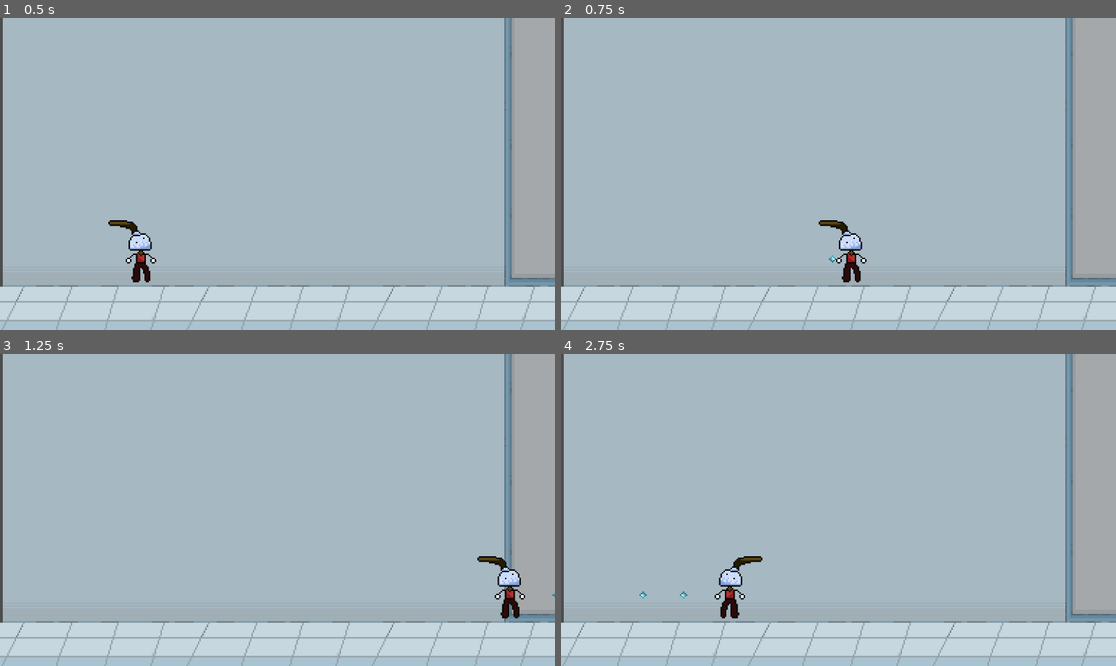
Above: before the commit, frames 1-4 (two rows, left to right).
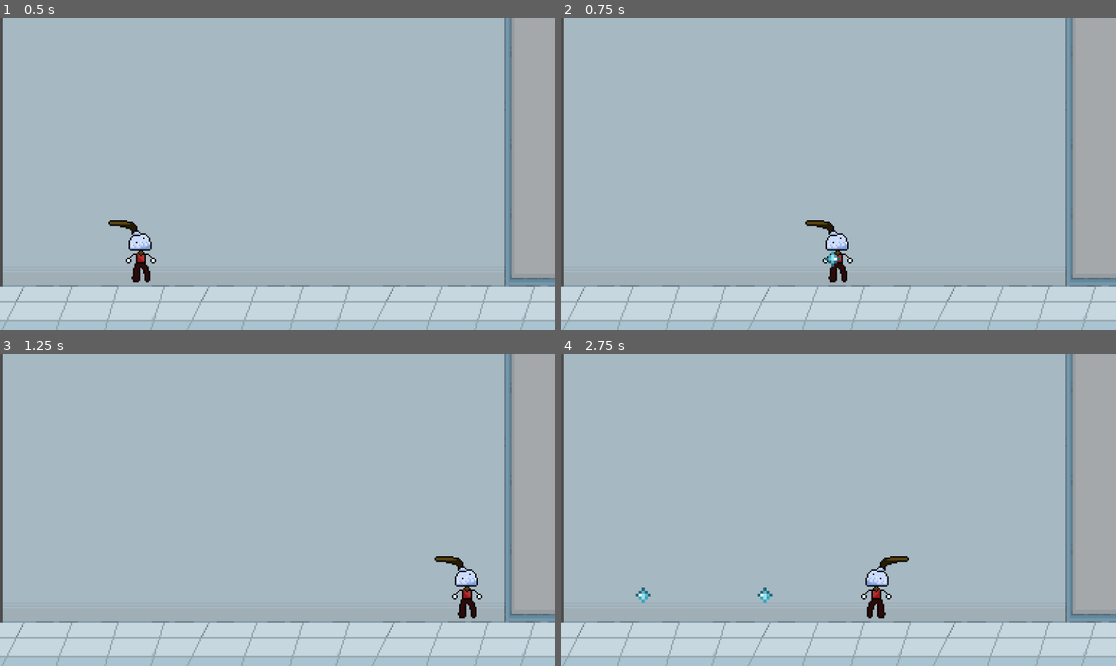
Above: after the commit, the same moments.

Repository: FraN-onLine/unapologetic-cuphead-clone
Game: Godot game, scene res://main.tscn
The game is run twice, just before and just after one commit, with the same random seed, the same clock (stepped at 60 frames per second) and the same inputs.
Inputs:
- Up to frame 1 (0.5 s): no input
- Up to frame 2 (0.75 s): hold Right (right) from 0.53 s (still down); hold X (shoot) from 0.53 s (still down); tap Z (dash) at 0.6 s
- Up to frame 3 (1.25 s): keep holding Right (right); keep holding X (shoot); tap Space (jump) at 0.77 s
- Up to frame 4 (2.75 s): release X (shoot) at 1.28 s; tap X (shoot) at 1.35 s; tap Space (jump) at 1.52 s; tap Z (dash) at 1.55, 2.1 s; release Right (right) at 2.03 s; hold Left (left) from 2.03 s (still down); hold X (shoot) from 2.03 s (still down)

Frame 1 is identical in both runs. In frame 2, 1.0% of the frame differs, in the area x 43-56%, y 64-85%; in frame 3, 1.2%; in frame 4, 1.4%, in the area x 13-63%, y 64-85%.

Commit message:
ready? here goes!

Diff:
--- a/mophead/Mophead/bluebullet.tscn
+++ b/mophead/Mophead/bluebullet.tscn
@@ -4,12 +4,14 @@
 [ext_resource type="Texture2D" uid="uid://n0ubyrkf8u1t" path="res://Assets/Mophead/Mophead Blue Bullets.png" id="2_tx0vs"]
 
 [sub_resource type="RectangleShape2D" id="RectangleShape2D_tx0vs"]
-size = Vector2(6, 6)
+size = Vector2(12, 11)
 
 [node name="Bluebullet" type="Area2D" unique_id=1787179229]
 script = ExtResource("1_tx0vs")
 
 [node name="Sprite2D" type="Sprite2D" parent="." unique_id=1911730985]
+position = Vector2(-2.3841858e-07, 2.3841858e-07)
+scale = Vector2(2.1, 2.1)
 texture = ExtResource("2_tx0vs")
 
 [node name="CollisionShape2D" type="CollisionShape2D" parent="." unique_id=1854925857]
--- a/mophead/Mophead/mophead.gd
+++ b/mophead/Mophead/mophead.gd
@@ -4,19 +4,21 @@
 # MOVEMENT
 # =========================
 
-const SPEED = 260.0
-const JUMP_FORCE = -520.0
+const SPEED = 220.0
+const JUMP_FORCE = -500.0
 const GRAVITY = 1400.0
 
 # =========================
 # DASH
 # =========================
 
-const DASH_SPEED = 700.0
+const DASH_SPEED = 650.0
 const DASH_TIME = 0.18
+const DASH_COOLDOWN = 0.6
 
 var is_dashing = false
 var dash_direction = Vector2.ZERO
+var dash_cooldown_timer = 0.0
 
 # =========================
 # WEAPONS
@@ -32,7 +34,6 @@
 
 var current_weapon = WeaponType.BLUE
 
-var can_shoot = true
 var shoot_timer = 0.0
 
 # =========================
@@ -53,6 +54,16 @@
 func _physics_process(delta):
 
 	# =========================
+	# TIMERS
+	# =========================
+
+	if shoot_timer > 0:
+		shoot_timer -= delta
+
+	if dash_cooldown_timer > 0:
+		dash_cooldown_timer -= delta
+
+	# =========================
 	# GRAVITY
 	# =========================
 
@@ -60,7 +71,7 @@
 		velocity.y += GRAVITY * delta
 
 	# =========================
-	# DASH
+	# DASHING
 	# =========================
 
 	if is_dashing:
@@ -75,12 +86,15 @@
 	var dir = Input.get_axis("left", "right")
 
 	if dir != 0:
+
 		velocity.x = dir * SPEED
 
 		facing = sign(dir)
+
 		sprite.scale.x = facing
 
 	else:
+
 		velocity.x = move_toward(velocity.x, 0, SPEED)
 
 	# =========================
@@ -94,13 +108,13 @@
 	# SHOOTING
 	# =========================
 
-	handle_shooting(delta)
+	handle_shooting()
 
 	# =========================
 	# DASH
 	# =========================
 
-	if Input.is_action_just_pressed("dash"):
+	if Input.is_action_just_pressed("dash") and dash_cooldown_timer <= 0:
 		start_dash()
 
 	# =========================
@@ -113,10 +127,7 @@
 	move_and_slide()
 
 
-func handle_shooting(delta):
-
-	if shoot_timer > 0:
-		shoot_timer -= delta
+func handle_shooting():
 
 	if Input.is_action_pressed("shoot") and shoot_timer <= 0:
 		fire_weapon()
@@ -143,11 +154,11 @@
 
 	var aim = get_aim_direction()
 
-	bullet.direction = aim
-
-	# fire rate from bullet
+	bullet.direction = aim.normalized()
+
 	shoot_timer = bullet.fire_rate
 
+	# face toward horizontal aim
 	if aim.x != 0:
 		facing = sign(aim.x)
 		sprite.scale.x = facing
@@ -157,7 +168,6 @@
 
 	var aim = get_aim_direction()
 
-	# spread angles
 	var spread_angles = [-10, 0, 10]
 
 	for angle_deg in spread_angles:
@@ -172,8 +182,12 @@
 
 		bullet.direction = dir.normalized()
 
-	shoot_timer = pink_bullet_scene.instantiate().fire_rate
-
+	# get firerate from temporary bullet
+	var temp_bullet = pink_bullet_scene.instantiate()
+	shoot_timer = temp_bullet.fire_rate
+	temp_bullet.queue_free()
+
+	# face toward horizontal aim
 	if aim.x != 0:
 		facing = sign(aim.x)
 		sprite.scale.x = facing
@@ -193,18 +207,30 @@
 
 	var aim = Vector2.ZERO
 
+	# =========================
+	# VERTICAL
+	# =========================
+
 	if Input.is_action_pressed("up"):
 		aim.y -= 1
 
 	if Input.is_action_pressed("down"):
 		aim.y += 1
 
+	# =========================
+	# HORIZONTAL
+	# =========================
+
 	if Input.is_action_pressed("left"):
 		aim.x -= 1
 
 	if Input.is_action_pressed("right"):
 		aim.x += 1
 
+	# =========================
+	# DEFAULT TO FACING
+	# =========================
+
 	if aim == Vector2.ZERO:
 		aim.x = facing
 
@@ -217,13 +243,29 @@
 
 	var aim = get_aim_direction()
 
+	# =========================
+	# NO UPWARD DASHES
+	# =========================
+
+	# straight up
+	if aim.y < 0 and aim.x == 0:
+		aim = Vector2(facing, 0)
+
+	# upper diagonals become horizontal
+	if aim.y < 0 and aim.x != 0:
+		aim = Vector2(sign(aim.x), 0)
+
+	# fallback
 	if aim == Vector2.ZERO:
 		aim = Vector2(facing, 0)
 
 	dash_direction = aim.normalized()
 
+	dash_cooldown_timer = DASH_COOLDOWN
+
 	dash_timer.start(DASH_TIME)
 
 
 func _on_dash_timer_timeout():
+
 	is_dashing = false
